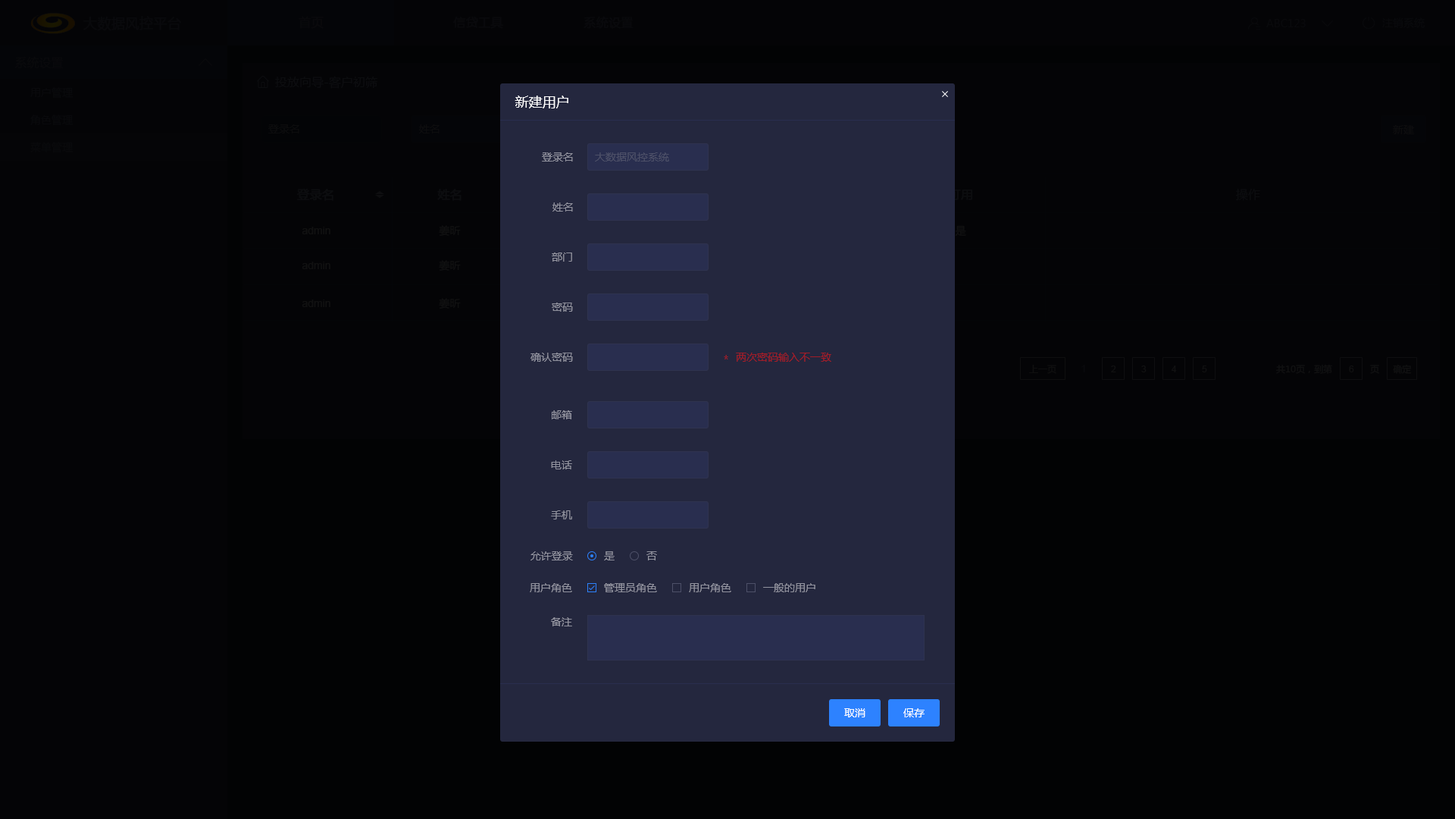
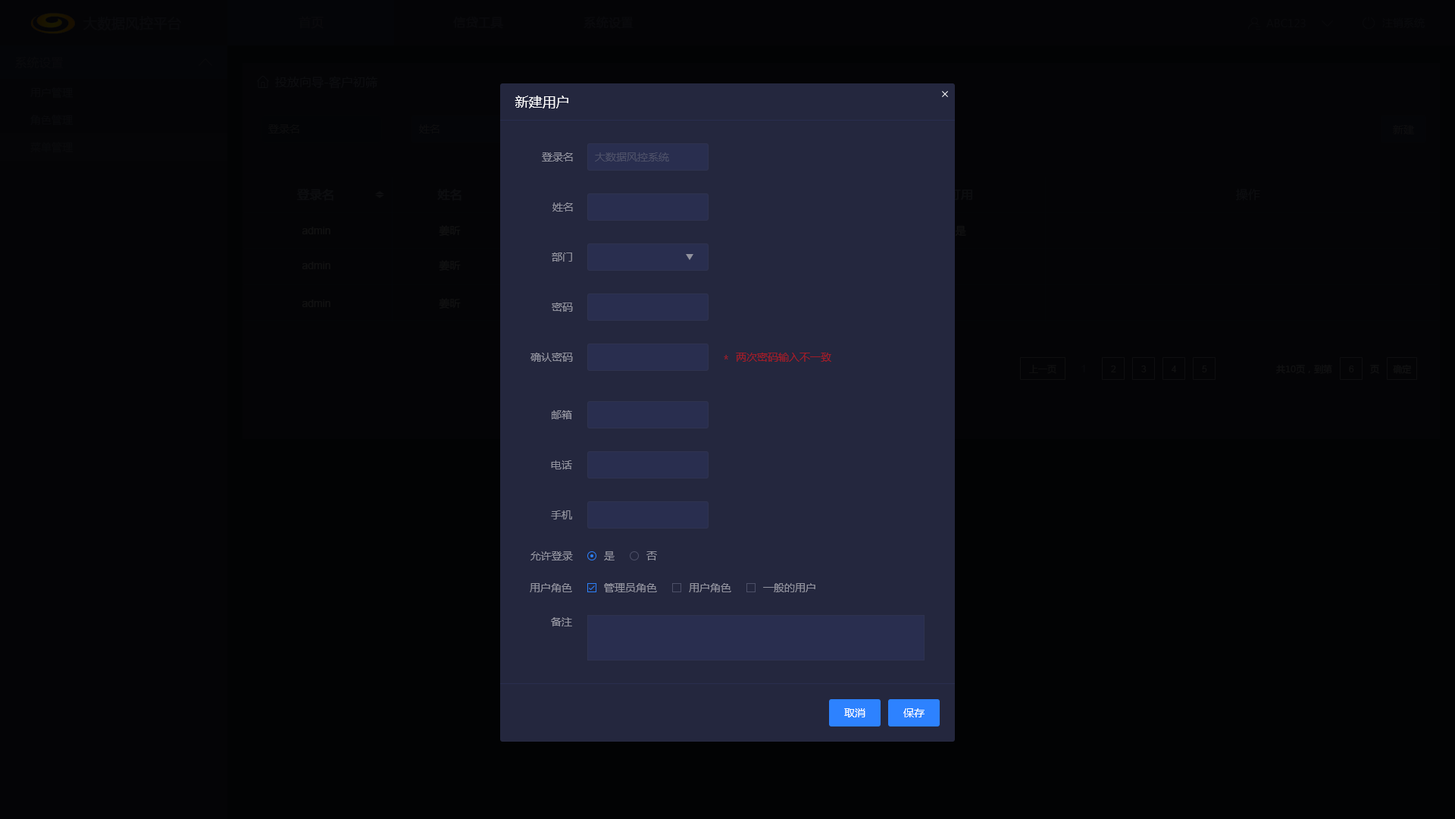
Layered file, before and after one edit (1455x819). Changes by layer:
added layer "多边形 1" (1st of 2, in "弹窗" › "个人信息" › "组 1 拷贝 7") in group "组 1 拷贝 7" over [685, 253, 694, 260]
